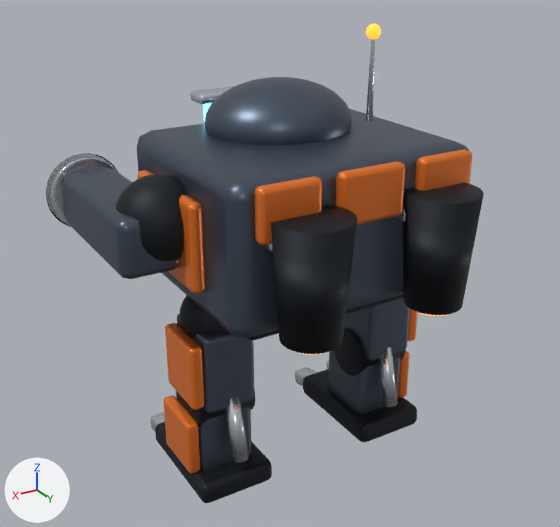
An edit to the glTF model public/models/mech.glb, drawn before and after from the same camera.
Rendered twice from a 50 mm lens placed at (2.88, 4.54, 3.9), pointed at (0.16, 0.0, 1.63). Arrows for +X, +Y and +Z are at lower left; the lights stay in place. The older version comes first. Where no turn or scale is listed for an object, it has been applied to the vertices.

Objects in the first picture: 'Arm L', 'Cockpit', 'Hull', 'Nozzle -1', 'Nozzle 1', 'Shoulder L', 'legL Foot', 'legL Thigh', 'legR Foot', 'legR Thigh', 'plate_rear_1', 'plate_rear_3' and 23 more.
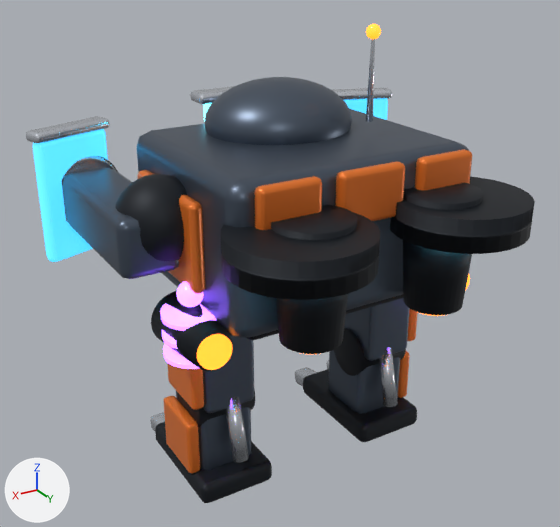
Where the change shows, as pixel boxes [x1, y1, x2, y2] in the pictures (560 x 527 px):
'Fan Duct 1', added (black): after [221, 212, 380, 300]
'Fan Duct -1', added (black): after [390, 177, 535, 254]
'Shield L', added: after [32, 129, 108, 262]
'Hip Jet 1', added: after [151, 291, 233, 371]
'Shield Rim L', added: after [26, 116, 110, 144]
'Hip Jet Glow 1', added: after [197, 334, 232, 370]
'Coil 1 2', added (purple): after [160, 303, 216, 331]
'Shield Rim R', added: after [332, 88, 392, 100]
'Shield R', added: after [344, 99, 388, 120]
'Coil Core 1', added (purple): after [176, 281, 204, 307]
'Coil 1 0', added (purple): after [163, 344, 199, 369]
'Coil 1 1', added (mostly hidden): after [162, 330, 178, 349]
'Emitter L', unchanged, covered by the edit: before [46, 153, 118, 227]; after [62, 156, 118, 222]

Patch to the scene script:
```diff
--- a/public/models/mech.glb.py
+++ b/public/models/mech.glb.py
@@ ob_fan_duct__1 @@
+ob_fan_duct__1 = bpy.data.objects.new('Fan Duct -1', me_fan_duct__1_001)  # a 32-sided cylinder along z spanning x -0.46..0.46, y -0.46..0.46, z -0.11..0.11; in mat_mech_joint (black #1b2027)
+ob_fan_duct__1.location = (-0.62, 1.0, 2.2)
@@ ob_fan_duct_1 @@
+ob_fan_duct_1 = bpy.data.objects.new('Fan Duct 1', me_fan_duct__1_001.copy())
+ob_fan_duct_1.location = (0.62, 1.0, 2.2)
@@ ob_hip_jet_glow_1 @@
+ob_hip_jet_glow_1 = bpy.data.objects.new('Hip Jet Glow 1', me_hip_jet_glow_1_001)  # a 32-sided cylinder along y spanning x -0.12..0.12, y -0.02..0.02, z -0.12..0.12; in mat_mech_heat (orange #ff9a3c, glowing orange #ff7a1a)
+ob_hip_jet_glow_1.location = (1.02, 0.63, 1.45)
@@ ob_hip_jet_1 @@
+ob_hip_jet_1 = bpy.data.objects.new('Hip Jet 1', me_hip_jet_1_001)  # a 32-sided cut cone along y (radius 0.2 at the low end, 0.14 at the high end) spanning x -0.2..0.2, y -0.275..0.275, z -0.2..0.2; in mat_mech_joint (black #1b2027)
+ob_hip_jet_1.location = (1.02, 0.35, 1.45)
@@ ob_coil_core_1 @@
+ob_coil_core_1 = bpy.data.objects.new('Coil Core 1', me_coil_core_1_001)  # a UV sphere (24 segments, 14 rings, poles along z) spanning x -0.09..0.09, y -0.09..0.09, z -0.09..0.09; in mat_mech_blink (purple #b58cff, glowing purple #9a5cff)
+ob_coil_core_1.location = (1.02, 0.3, 1.72)
@@ ob_coil_1_2 @@
+ob_coil_1_2 = bpy.data.objects.new('Coil 1 2', me_coil_1_2_001)  # a 16-sided cylinder along z spanning x -0.2..0.2, y -0.2..0.2, z -0.03..0.03; in mat_mech_blink (purple #b58cff, glowing purple #9a5cff)
+ob_coil_1_2.location = (1.02, 0.3, 1.58)
@@ ob_coil_1_1 @@
+ob_coil_1_1 = bpy.data.objects.new('Coil 1 1', me_coil_1_2_001.copy())
+ob_coil_1_1.location = (1.02, 0.3, 1.44)
@@ ob_coil_1_0 @@
+ob_coil_1_0 = bpy.data.objects.new('Coil 1 0', me_coil_1_2_001.copy())
+ob_coil_1_0.location = (1.02, 0.3, 1.3)
@@ ob_shield_rim_r @@
+ob_shield_rim_r = bpy.data.objects.new('Shield Rim R', me_shield_rim_r_001)  # 56 vertices, 108 faces; spans x -0.327..0.327, y -0.178..0.178, z -0.04..0.04; in mat_mech_trim (white #d9dee6)
+ob_shield_rim_r.location = (-1.3, -1.12, 2.55)
@@ ob_shield_rim_l @@
+ob_shield_rim_l = bpy.data.objects.new('Shield Rim L', me_shield_rim_l_001)  # 56 vertices, 108 faces; spans x -0.327..0.327, y -0.178..0.178, z -0.04..0.04; in mat_mech_trim (white #d9dee6)
+ob_shield_rim_l.location = (1.3, -1.12, 2.55)
@@ ob_shield_r @@
+ob_shield_r = bpy.data.objects.new('Shield R', me_shield_r_001)  # 56 vertices, 108 faces; spans x -0.295..0.295, y -0.146..0.146, z -0.475..0.475; in mat_mech_shield (cyan #7fe3ff, glowing blue #3fbfff)
+ob_shield_r.location = (-1.3, -1.12, 2.05)
@@ ob_shield_l @@
+ob_shield_l = bpy.data.objects.new('Shield L', me_shield_l_001)  # 56 vertices, 108 faces; spans x -0.295..0.295, y -0.146..0.146, z -0.475..0.475; in mat_mech_shield (cyan #7fe3ff, glowing blue #3fbfff)
+ob_shield_l.location = (1.3, -1.12, 2.05)
```
